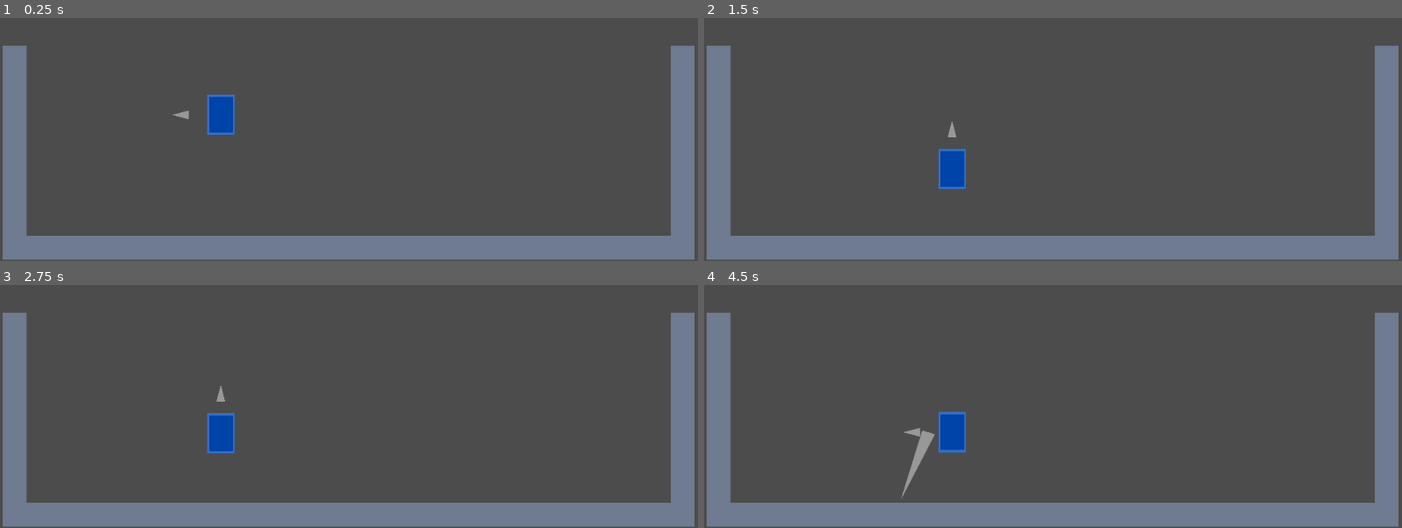
Above: before the commit, frames 1-4 (two rows, left to right).
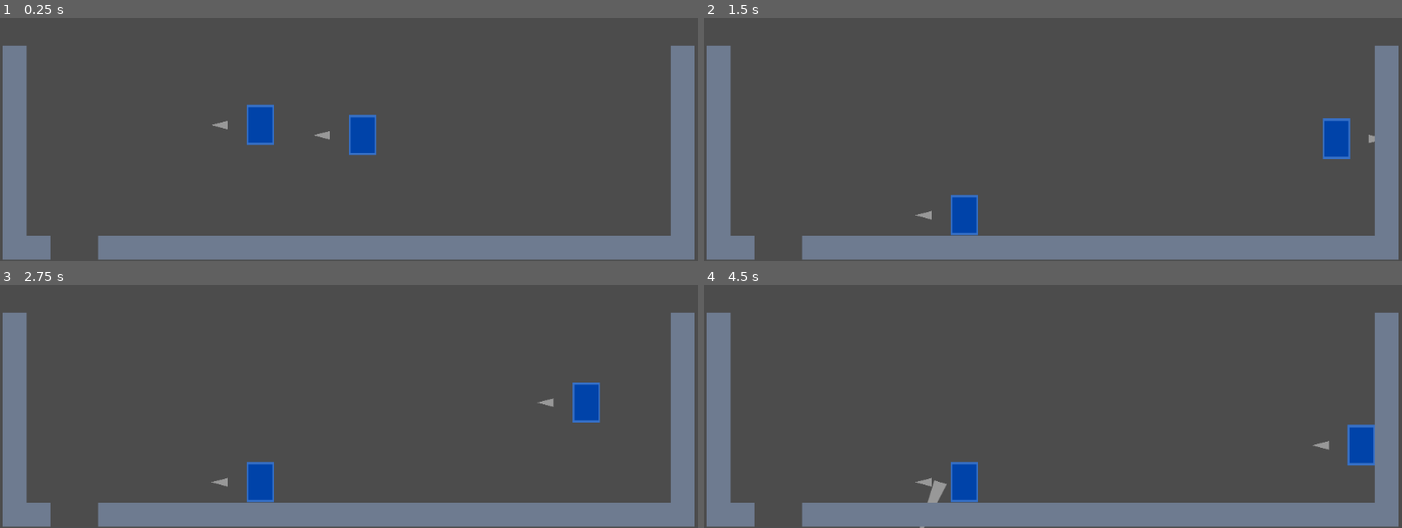
Above: after the commit, the same moments.

Repository: oknozor/godot_platformer_playground
Game: Godot game, scene res://levels/Level1.tscn
Same seed, same stepped clock (60 frames per second), same inputs: the game is played once before the commit and once after it.
Inputs:
- Up to frame 1 (0.25 s): no input
- Up to frame 2 (1.5 s): hold Up (ui_up) 0.53-1.28 s; hold Right (ui_right) from 0.53 s (still down); tap Space (attack) at 0.6 s; tap Up (ui_up) at 1.35 s
- Up to frame 3 (2.75 s): tap Up (ui_up) at 1.52, 1.82 s; tap Space (attack) at 1.55, 2.1 s; release Right (ui_right) at 2.03 s; hold Left (ui_left) from 2.03 s (still down); hold Up (ui_up) from 2.03 s (still down)
- Up to frame 4 (4.5 s): release Left (ui_left) at 2.78 s; release Up (ui_up) at 2.78 s; hold Right (ui_right) 2.78-4.28 s; tap Space (attack) at 2.85, 4.35 s; tap Up (ui_up) at 3.02, 3.32 s; hold Up (ui_up) 3.53-4.28 s; hold Left (ui_left) from 4.28 s (still down)

The runs differ from the first frame. In frame 1, 2.7% of the frame differs, in the area x 7-54%, y 31-100%; in frame 2, 2.8%; in frame 3, 2.8%; in frame 4, 3.3%, in the area x 7-97%, y 51-100%.

Commit message:
feat(character): add health and player 2

Diff:
--- /dev/null
+++ b/Teleporter.gd
@@ -0,0 +1,15 @@
+extends Area2D
+
+# Declare member variables here. Examples:
+# var a = 2
+# var b = "text"
+
+# Called when the node enters the scene tree for the first time.
+func _ready():
+	pass # Replace with function body.
+
+func _physics_process(delta):
+	var bodies = get_overlapping_bodies()
+	for body in bodies:
+		if body.name == "Character":
+			print("collide")
--- a/character/Character.tscn
+++ b/character/Character.tscn
@@ -1,16 +1,22 @@
-[gd_scene load_steps=7 format=2]
+[gd_scene load_steps=8 format=2]
 
 [ext_resource path="res://character/direction_visualizer.gd" type="Script" id=1]
 [ext_resource path="res://character/character.gd" type="Script" id=2]
 [ext_resource path="res://assets/guide.png" type="Texture" id=3]
 [ext_resource path="res://assets/character.png" type="Texture" id=4]
 [ext_resource path="res://character/Sword/sword.tscn" type="PackedScene" id=5]
+[ext_resource path="res://character/Heath.gd" type="Script" id=6]
 
 [sub_resource type="RectangleShape2D" id=1]
 extents = Vector2( 40, 59.6098 )
 
 [node name="Player" type="KinematicBody2D"]
+collision_layer = 3
+collision_mask = 3
 script = ExtResource( 2 )
+__meta__ = {
+"_edit_group_": true
+}
 
 [node name="Sprite" type="Sprite" parent="."]
 position = Vector2( 0, -0.463289 )
@@ -20,7 +26,8 @@
 [node name="CollisionShape2D" type="CollisionShape2D" parent="."]
 shape = SubResource( 1 )
 
-[node name="Heath" type="Node" parent="."]
+[node name="Health" type="Node" parent="."]
+script = ExtResource( 6 )
 
 [node name="DirectionHelper" type="Position2D" parent="."]
 position = Vector2( -1, 0 )
--- /dev/null
+++ b/character/Heath.gd
@@ -0,0 +1,24 @@
+extends Node
+
+var health = 0
+signal health_changed
+export(int) var max_health = 1
+
+func _ready():
+	health = max_health
+
+
+func take_damage(amount):
+	print("taking damage")
+	health -= amount
+	if health < 0:
+		health = 0
+	emit_signal("health_changed", health)
+	print("%s took %s damage :  %s/%s"  % [get_path(), amount, health, max_health])
+
+func recover_health(amount):
+	health += amount
+	if health > max_health:
+		health = max_health
+	emit_signal("health_changed", health)
+	print("%s recoverd %s life :  %s/%s"  % [get_path(), amount, health, max_health])
--- a/character/Sword/sword.gd
+++ b/character/Sword/sword.gd
@@ -25,9 +25,9 @@
 func _physics_process(delta):
 	var bodies = get_overlapping_bodies()
 	for body in bodies:
-		if body.is_a_parent_of(self) and not body.has_node("Health"):
-			continue
-		body.queue_free()
+		if body.has_node("Health") and not body.is_a_parent_of(self):
+			print("HIT!")
+			body.get_node("Health").take_damage(1)
 
 func attack():
 	_change_state(States.ATTACK)
--- a/character/character.gd
+++ b/character/character.gd
@@ -1,21 +1,31 @@
  extends KinematicBody2D
+class_name Character
 
 const UP = Vector2(0, -1)
 var motion = Vector2()
-export(String) var sword_path = ""
 var sword = null
 var state
 var _current_direction = Direction.RIGHT
+var controls = null
+var friction = false
+const MAX_SPEED = 1000
+const ACCELERATION = 50
+const JUMP = -2000
+const GRAVITY = 90
 
-const WALK_SPEED = 450
-const JUMP = -1000
-const GRAVITY = 60
+export(String) var control_right
+export(String) var control_left
+export(String) var control_up
+export(String) var control_down
+export(String) var control_attack
 
 enum Direction { LEFT, RIGHT, UP, DOWN }
-enum State { IDLE, ATTACK }
+enum State { IDLE, ATTACK, RESPAWN }
+
 func _ready():
 	sword = $DirectionHelper/SwordSpawn/Sword
 	sword.connect("attack_finished", self, "_on_Sword_attack_finished")
+	$Health.connect("health_changed", self, "_on_Health_health_changed")
 
 func _change_state(new_state):
 	match new_state:
@@ -23,36 +33,60 @@
 			continue
 		State.ATTACK:
 			sword.attack()
+		State.RESPAWN:
+			self.position = Vector2(0, -1000)
+#			self.respawn()
+			_change_state(State.IDLE)
 	state = new_state
 	emit_signal("state_changed", new_state)
 
+#func respawn():
+
+
+
 func _physics_process(delta) -> void:
 	motion.y += GRAVITY
+	friction = false
 
-	if Input.is_action_pressed("ui_left"):
+	if Input.is_action_pressed(control_left):
 		_current_direction = Direction.LEFT
-		motion.x = - WALK_SPEED
+		$DirectionHelper.set_direction(Vector2(1, 0) )
+		motion.x = max(motion.x - ACCELERATION, -MAX_SPEED)
 
-	elif Input.is_action_pressed("ui_right"):
+	elif Input.is_action_pressed(control_right):
 		_current_direction = Direction.RIGHT
-		motion.x = WALK_SPEED
+		$DirectionHelper.set_direction(Vector2(-1, 0))
+		motion.x = min(motion.x + ACCELERATION, MAX_SPEED)
 
-	elif Input.is_action_pressed("ui_up"):
+	elif Input.is_action_pressed(control_up):
+		$DirectionHelper.set_direction(Vector2(0, 1))
 		_current_direction = Direction.UP
 
-	elif Input.is_action_pressed("ui_down"):
+	elif Input.is_action_pressed(control_down):
+		$DirectionHelper.set_direction(Vector2(0, -1))
 		_current_direction = Direction.DOWN
 
 	else:
-		motion.x =0
-	if Input.is_action_just_pressed("attack"):
+		friction = true
+	if Input.is_action_just_pressed(control_attack):
 		_change_state(State.ATTACK)
 
 	if is_on_floor():
-		if Input.is_action_pressed("ui_up"):
+		if friction == true:
+			motion.x = lerp(motion.x, 0, 0.2)
+		if Input.is_action_pressed(control_up):
 			motion.y = JUMP
+	else:
+		if friction == true:
+			motion.x = lerp(motion.x, 0, 0.05)
+
 	move_and_slide(motion, UP)
 
 
-func on_Sword_attack_finished():
+func _on_Sword_attack_finished():
+	print("attack finished")
 	_change_state(State.IDLE)
+
+func _on_Health_health_changed(new_health):
+	if new_health == 0:
+		_change_state(State.RESPAWN)
--- a/character/direction_visualizer.gd
+++ b/character/direction_visualizer.gd
@@ -1,18 +1,12 @@
 extends Position2D
+var input_direction = Vector2();
 
 func _physics_process(delta):
-	var input_direction = Vector2();
-
-	if Input.is_action_just_pressed("ui_down"):
-		input_direction = Vector2(0, -1)
-	elif Input.is_action_just_pressed("ui_up"):
-		input_direction = Vector2(0, 1)
-	elif Input.is_action_just_pressed("ui_left"):
-		input_direction = Vector2(1, 0)
-	elif Input.is_action_just_pressed("ui_right"):
-		input_direction = Vector2(-1, 0)
-
 	if input_direction == Vector2():
 		return
 
 	rotation = input_direction.angle()
+
+
+func set_direction(direction):
+	input_direction = direction
--- a/levels/Level1.tscn
+++ b/levels/Level1.tscn
@@ -1,7 +1,8 @@
-[gd_scene load_steps=4 format=2]
+[gd_scene load_steps=5 format=2]
 
 [ext_resource path="res://assets/wall.png" type="Texture" id=1]
 [ext_resource path="res://character/Character.tscn" type="PackedScene" id=2]
+[ext_resource path="res://levels/Teleporter.tscn" type="PackedScene" id=3]
 
 [sub_resource type="RectangleShape2D" id=1]
 extents = Vector2( 34, 34 )
@@ -326,21 +327,6 @@
 scale = Vector2( 1.02941, 1.02941 )
 texture = ExtResource( 1 )
 
-[node name="StaticBody2D5" type="StaticBody2D" parent="Walls"]
-position = Vector2( -350, 630 )
-__meta__ = {
-"_edit_group_": true
-}
-
-[node name="CollisionShape2D" type="CollisionShape2D" parent="Walls/StaticBody2D5"]
-position = Vector2( 1.52588e-05, 0 )
-scale = Vector2( 1.02941, 1.02941 )
-shape = SubResource( 1 )
-
-[node name="wall" type="Sprite" parent="Walls/StaticBody2D5"]
-scale = Vector2( 1.02941, 1.02941 )
-texture = ExtResource( 1 )
-
 [node name="StaticBody2D30" type="StaticBody2D" parent="Walls"]
 position = Vector2( 770, 630 )
 __meta__ = {
@@ -416,21 +402,6 @@
 scale = Vector2( 1.02941, 1.02941 )
 texture = ExtResource( 1 )
 
-[node name="StaticBody2D6" type="StaticBody2D" parent="Walls"]
-position = Vector2( -280, 630 )
-__meta__ = {
-"_edit_group_": true
-}
-
-[node name="CollisionShape2D" type="CollisionShape2D" parent="Walls/StaticBody2D6"]
-position = Vector2( 1.52588e-05, 0 )
-scale = Vector2( 1.02941, 1.02941 )
-shape = SubResource( 1 )
-
-[node name="wall" type="Sprite" parent="Walls/StaticBody2D6"]
-scale = Vector2( 1.02941, 1.02941 )
-texture = ExtResource( 1 )
-
 [node name="StaticBody2D25" type="StaticBody2D" parent="Walls"]
 position = Vector2( 840, 630 )
 __meta__ = {
@@ -775,12 +746,6 @@
 [node name="wall" type="Sprite" parent="Walls/StaticBody2D37"]
 scale = Vector2( 1.02941, 1.02941 )
 texture = ExtResource( 1 )
-
-[node name="Player" parent="." instance=ExtResource( 2 )]
-position = Vector2( 275, 40 )
-
-[node name="Player2" parent="." instance=ExtResource( 2 )]
-position = Vector2( 275, 40 )
 
 [node name="Camera2D" type="Camera2D" parent="."]
 position = Vector2( 250, -10 )
@@ -788,8 +753,26 @@
 zoom = Vector2( 2, 2 )
 limit_left = -9999994
 
-[node name="Camera2D2" type="Camera2D" parent="."]
-position = Vector2( 250, -10 )
-current = true
-zoom = Vector2( 2, 2 )
-limit_left = -9999994
+[node name="Player1" parent="." instance=ExtResource( 2 )]
+position = Vector2( -10, 10 )
+control_right = "player1_right"
+control_left = "player1_left"
+control_up = "player1_up"
+control_down = "player1_down"
+control_attack = "player1_attack"
+
+[node name="Player2" parent="." instance=ExtResource( 2 )]
+position = Vector2( 290, 40 )
+control_right = "player2_right"
+control_left = "player2_left"
+control_up = "player2_up"
+control_down = "player2_down"
+control_attack = "player2_attack"
+
+[node name="Teleporters " type="Node" parent="."]
+
+[node name="UpperLeft" parent="Teleporters " instance=ExtResource( 3 )]
+position = Vector2( -420, -150 )
+
+[node name="LowerLeft" parent="Teleporters " instance=ExtResource( 3 )]
+position = Vector2( -420, 460 )
--- /dev/null
+++ b/levels/Teleporter.tscn
@@ -0,0 +1,13 @@
+[gd_scene load_steps=3 format=2]
+
+[ext_resource path="res://Teleporter.gd" type="Script" id=1]
+
+[sub_resource type="RectangleShape2D" id=1]
+extents = Vector2( 80, 13.5723 )
+
+[node name="Teleporter" type="Area2D"]
+script = ExtResource( 1 )
+
+[node name="CollisionShape2D" type="CollisionShape2D" parent="."]
+position = Vector2( 100, 190 )
+shape = SubResource( 1 )
--- a/project.godot
+++ b/project.godot
@@ -9,12 +9,18 @@
 config_version=4
 
 _global_script_classes=[ {
+"base": "KinematicBody2D",
+"class": "Character",
+"language": "GDScript",
+"path": "res://character/character.gd"
+}, {
 "base": "Area2D",
 "class": "Sword",
 "language": "GDScript",
 "path": "res://character/Sword/sword.gd"
 } ]
 _global_script_class_icons={
+"Character": "",
 "Sword": ""
 }
 
@@ -45,6 +51,57 @@
 "events": [ Object(InputEventKey,"resource_local_to_scene":false,"resource_name":"","device":0,"alt":false,"shift":false,"control":false,"meta":false,"command":false,"pressed":false,"scancode":32,"unicode":0,"echo":false,"script":null)
  ]
 }
+player1_up={
+"deadzone": 0.5,
+"events": [ Object(InputEventKey,"resource_local_to_scene":false,"resource_name":"","device":0,"alt":false,"shift":false,"control":false,"meta":false,"command":false,"pressed":false,"scancode":90,"unicode":0,"echo":false,"script":null)
+ ]
+}
+player1_down={
+"deadzone": 0.5,
+"events": [ Object(InputEventKey,"resource_local_to_scene":false,"resource_name":"","device":0,"alt":false,"shift":false,"control":false,"meta":false,"command":false,"pressed":false,"scancode":16777221,"unicode":0,"echo":false,"script":null)
+, Object(InputEventKey,"resource_local_to_scene":false,"resource_name":"","device":0,"alt":false,"shift":false,"control":false,"meta":false,"command":false,"pressed":false,"scancode":83,"unicode":0,"echo":false,"script":null)
+ ]
+}
+player1_left={
+"deadzone": 0.5,
+"events": [ Object(InputEventKey,"resource_local_to_scene":false,"resource_name":"","device":0,"alt":false,"shift":false,"control":false,"meta":false,"command":false,"pressed":false,"scancode":81,"unicode":0,"echo":false,"script":null)
+ ]
+}
+player1_right={
+"deadzone": 0.5,
+"events": [ Object(InputEventKey,"resource_local_to_scene":false,"resource_name":"","device":0,"alt":false,"shift":false,"control":false,"meta":false,"command":false,"pressed":false,"scancode":68,"unicode":0,"echo":false,"script":null)
+ ]
+}
+player1_attack={
+"deadzone": 0.5,
+"events": [ Object(InputEventKey,"resource_local_to_scene":false,"resource_name":"","device":0,"alt":false,"shift":false,"control":false,"meta":false,"command":false,"pressed":false,"scancode":32,"unicode":0,"echo":false,"script":null)
+ ]
+}
+player2_right={
+"deadzone": 0.5,
+"events": [ Object(InputEventKey,"resource_local_to_scene":false,"resource_name":"","device":0,"alt":false,"shift":false,"control":false,"meta":false,"command":false,"pressed":false,"scancode":16777233,"unicode":0,"echo":false,"script":null)
+ ]
+}
+player2_left={
+"deadzone": 0.5,
+"events": [ Object(InputEventKey,"resource_local_to_scene":false,"resource_name":"","device":0,"alt":false,"shift":false,"control":false,"meta":false,"command":false,"pressed":false,"scancode":16777231,"unicode":0,"echo":false,"script":null)
+ ]
+}
+player2_up={
+"deadzone": 0.5,
+"events": [ Object(InputEventKey,"resource_local_to_scene":false,"resource_name":"","device":0,"alt":false,"shift":false,"control":false,"meta":false,"command":false,"pressed":false,"scancode":16777232,"unicode":0,"echo":false,"script":null)
+ ]
+}
+player2_down={
+"deadzone": 0.5,
+"events": [ Object(InputEventKey,"resource_local_to_scene":false,"resource_name":"","device":0,"alt":false,"shift":false,"control":false,"meta":false,"command":false,"pressed":false,"scancode":16777234,"unicode":0,"echo":false,"script":null)
+ ]
+}
+player2_attack={
+"deadzone": 0.5,
+"events": [ Object(InputEventKey,"resource_local_to_scene":false,"resource_name":"","device":0,"alt":false,"shift":false,"control":false,"meta":false,"command":false,"pressed":false,"scancode":16777350,"unicode":0,"echo":false,"script":null)
+ ]
+}
 
 [rendering]
 
